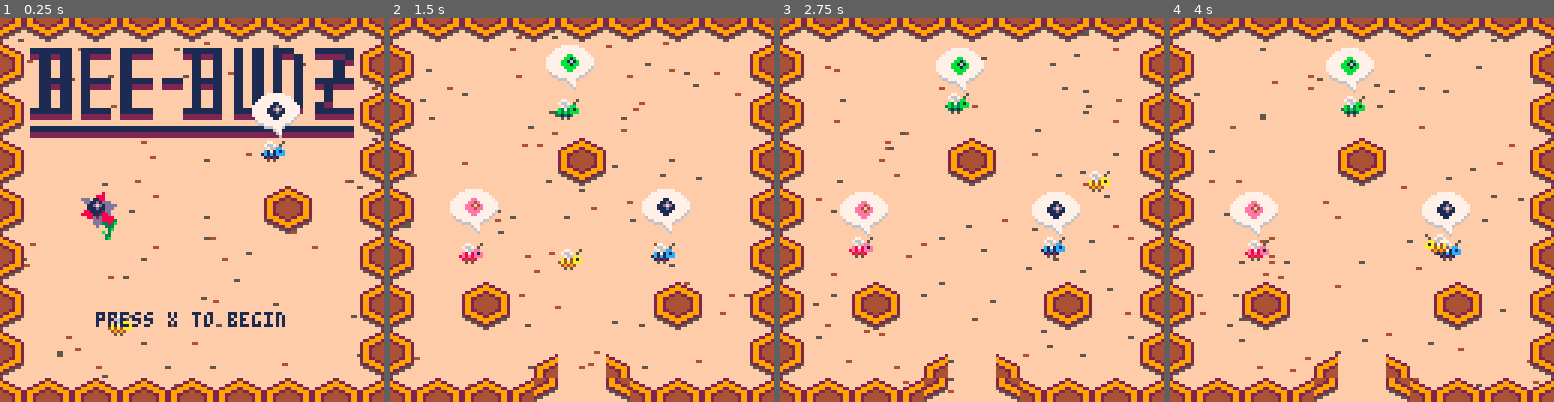
Above: before the commit, frames 1-4 (left to right).
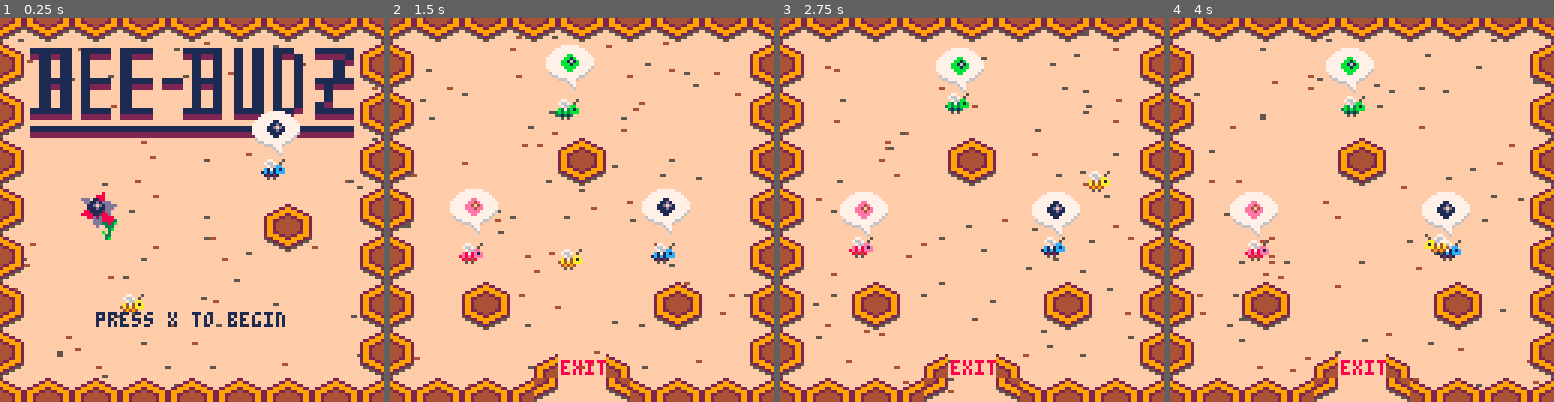
Above: after the commit, the same moments.

Repository: global-game-jam-2019-team/the_letter_bee
Game: PICO-8 cartridge the_letter_bee_art_sound_backup.p8
Two runs of this game, one before a commit and one after it. Both use one fixed random seed, a clock stepped at 60 frames per second and the inputs below.
Inputs:
- Up to frame 1 (0.25 s): no input
- Up to frame 2 (1.5 s): tap X (X key) at 0.33, 1.07 s; tap O (Z key) at 0.7 s
- Up to frame 3 (2.75 s): hold Right 1.6-2.1 s; tap O (Z key) at 1.7, 2.1, 2.5 s; tap X (X key) at 1.85 s; hold Up 2.15-2.42 s; hold Right from 2.47 s (still down)
- Up to frame 4 (4 s): tap O (Z key) at 2.9, 3.3, 3.7 s; tap X (X key) at 2.97 s; release Right at 3.03 s; hold Left 3.08-3.58 s; hold Down 3.63-3.97 s

The runs differ from the first frame. In frame 1, 3.6% of the frame differs, in the area x 28-82%, y 19-83%; in frame 2, 0.2%; in frame 3, 0.2%; in frame 4, 0.2%.

Commit message:
Proper overworld theme!

Diff:
--- a/the_letter_bee.p8
+++ b/the_letter_bee.p8
@@ -1,8 +1,8 @@
 pico-8 cartridge // http://www.pico-8.com
 version 16
 __lua__
--- BEE BUDZ
--- Global Game Jam 2019
+-- bee budz
+-- global game jam 2019
 
 local cam_x = 0
 local cam_x_screen_limit = 48
@@ -808,7 +808,7 @@
 
 function go_to_overworld()
   if all_goals then return end
-  music(0)
+  music(6)
   _update = _update_overworld
   _draw = _draw_overworld
   cam_x = 0
--- a/the_letter_bee_art_sound_backup.p8
+++ b/the_letter_bee_art_sound_backup.p8
@@ -1,10 +1,8 @@
 pico-8 cartridge // http://www.pico-8.com
 version 16
 __lua__
---------------------------------
------- the letter b-------------
--- global game jam 2019 --------
---------------------------------
+-- bee budz
+-- global game jam 2019
 
 local cam_x = 0
 local cam_x_screen_limit = 48
@@ -302,10 +300,13 @@
   end
 
   local completed_goals = 0
-  for v in all(goals) do
-    completed_goals = completed_goals + 1
+  for k,v in pairs(goals) do
+    if v then
+      completed_goals = completed_goals + 1
+    end
   end
   is_rainy = completed_goals == 2
+  all_goals = completed_goals >= 3
 end
 
 -- entity reaction factory: consume carry only one type
@@ -369,6 +370,8 @@
   food_green = false,
   food_pink  = false,
 }
+
+all_goals = false
 
 -- entity post draw factory: goal
 function epdf_speech_goal_indicator(goal)
@@ -687,7 +690,7 @@
   for i=1,count do
     local sx = rnd(right_limit + left_limit) - left_limit
     -- local sy = y + rnd(y_spread)
-    sx = sx + speed * -cam_x
+    sx = sx + (speed * -cam_x) - 1
 
     local hill_count = flr(rnd(3)) + 1
     local hill_y_pos = 92
@@ -804,6 +807,7 @@
 end
 
 function go_to_overworld()
+  if all_goals then return end
   music(0)
   _update = _update_overworld
   _draw = _draw_overworld
@@ -833,13 +837,13 @@
   map_list_left = {
     map_screens.spiders_and_trees,
     map_screens.open_space_variant_2,
-    map_screens.blue_flowers_and_wasps,
+    map_screens.green_flowers,
     map_screens.end_of_world,
   }
 
   map_list_right = {
+    map_screens.blue_flowers_and_wasps,
     map_screens.houses_and_lake,
-    map_screens.green_flowers,
     map_screens.houses_and_wasps,
     map_screens.pink_flowers_and_spiders,
     map_screens.end_of_world,
@@ -899,6 +903,39 @@
   log("stats","mem",stat(0),"cpu",stat(1))
 end
 
+function go_to_end()
+  music(0)
+  _update = _update_end
+  _draw = _draw_end
+end
+
+function _draw_end()
+  if #hearts < 1000 then
+    cls"14"
+  end
+  camera(0,0)
+  sspr(0, 48, 32, 16, 10, 10, 108, 32)
+
+  too_many_hearts(-1, 1, 10)
+
+  draw_entities(end_entities)
+
+  -- -- bee
+  -- spr(s(p.sprite, p.x, p.y, not p.point_right))
+end
+
+function _update_end()
+  t = (t + 1) % 32767
+  update_buttons()
+  update_bee()
+  control(hive_entities)
+  -- for i=#hearts,1,-1 do
+  --   if i % 10 > 5 then
+  --     del(hearts, hearts[i])
+  --   end
+  -- end
+end
+
 function draw_busy_bees(sprite, count, seed, tx, ty)
   local reseed = rnd(1000)
   srand(seed)
@@ -911,8 +948,8 @@
 end
 
 function _draw_hive()
+  camera(0,0)
   cls"15"
-  camera(0,0)
   draw_busy_bees(_s.bee_busy,   50, 100,  5, 1)
   draw_busy_bees(_s.bee_busier, 50, 101, -5, 1)
   draw_busy_bees(_s.bee_busy,   50, 102, -3, 2)
@@ -931,6 +968,34 @@
   end
   -- bee
   spr(s(p.sprite, p.x, p.y, not p.point_right))
+
+  if all_goals then
+    too_many_hearts(0.5, 0, 10)
+  end
+end
+
+hearts = {}
+heart_rate = 1
+function too_many_hearts(rate, h_min, h_max)
+  heart_rate = max(h_min, min(heart_rate + rate, h_max))
+  if #hearts < 2000 then
+    for i=1,heart_rate do
+      add(hearts, {x=rnd(128+64)-32, y=rnd(32)+128})
+    end
+  end
+
+  if #hearts > 1500 then
+    go_to_end()
+  end
+
+  for i=#hearts,1,-1 do
+    h = hearts[i]
+    if h.y < -16 then del(hearts, h) end
+    h.y = h.y - 1
+    local theta = (t + i) / 300
+    h.x = h.x + cos(theta)
+    spr(s("heart", h.x, h.y))
+  end
 end
 
 function go_to_hive()
@@ -946,7 +1011,7 @@
   _draw = _draw_title
 end
 
-cardioid_loop = euf_rose_xy{n=1,d=3,r=46,r_x=46,f_cycle=-30*3,rotate=-0.25}
+cardioid_loop = euf_rose_xy{n=1,d=3,r=38,r_x=38,f_cycle=-30*3,rotate=-0.25}
 
 function _update_title()
   t = (t + 1) % 32767
@@ -1067,6 +1132,7 @@
   reset_goals()
   update_weather()
   go_to_hive()
+  has_been_night = false
   p.x = 64
   p.y = 80
 end
@@ -1076,6 +1142,14 @@
   for v in all(entity.spawn_on_hit) do
     add(entities, v)
   end
+end
+
+function epd_exit(entity, entities)
+  print(
+    "exit",
+    entity.x-_s[entity.type].cx+1,
+    entity.y-_s[entity.type].cy-6,
+    8)
 end
 
 -- prep entities
@@ -1092,16 +1166,16 @@
         {type="food_blue", x=32,y=64,reactions={er_carry}},
       },
       reactions={er_spawn_on_hit, reset_goals}},
-    {type="honeycomb", x=96,   y=64,    reactions={erf_consume_carry_only("food_blue")}},
-    {type="bee_blue",  x=96,   y=64-20,
+    {type="honeycomb", x=96,   y=70,    reactions={erf_consume_carry_only("food_blue")}},
+    {type="bee_blue",  x=96,   y=70-20,
       updates={eu_bee_jank}},
-    {type="speech",    x=96-4, y=64-20-12,
+    {type="speech",    x=96-4, y=70-20-12,
       post_draws={epdf_speech_goal_indicator("food_blue")}},
-    -- {type="food_blue", x=96-4, y=96-20-12,},
   }
 
   hive_entities = {
-    {type="exit",      x=64,   y=128,   reactions={go_to_overworld}},
+    {type="exit",      x=64,   y=128,   post_draws={epd_exit},
+      reactions={go_to_overworld}},
 
     {type="honeycomb", x=96,   y=96,    reactions={erf_consume_carry_only("food_blue")}},
     {type="bee_blue",  x=96,   y=96-20,
@@ -1124,11 +1198,38 @@
       post_draws={epdf_speech_goal_indicator("food_pink")}},
     -- {type="food_pink", x=32-4, y=96-20-12,},
   }
+
+  end_entities = {
+    {type="bee_blue",  x=96,   y=96-20,
+      updates={eu_bee_jank}},
+    {type="speech",    x=96-4, y=96-20-12,
+      post_draws={epdf_speech_goal_indicator("food_blue")}},
+
+    {type="bee_green", x=64,   y=96-20,
+      updates={eu_bee_jank}},
+    {type="speech",    x=64-4, y=96-20-12,
+      post_draws={epdf_speech_goal_indicator("food_green")}},
+
+    {type="bee_pink",  x=32,   y=96-20,
+      updates={eu_bee_jank}},
+    {type="speech",    x=32-4, y=96-20-12,
+      post_draws={epdf_speech_goal_indicator("food_pink")}},
+
+    {type="bee", x=64,   y=128-20,
+      updates={eu_bee_jank}},
+    {type="speech",    x=64-4, y=128-20-12,
+      post_draws={epdf_speech_goal_indicator("heart")}},
+  }
+
   for entity in all(hive_entities) do
     entity.ox = entity.x
     entity.oy = entity.y
   end
   for entity in all(title_entities) do
+    entity.ox = entity.x
+    entity.oy = entity.y
+  end
+  for entity in all(end_entities) do
     entity.ox = entity.x
     entity.oy = entity.y
   end
@@ -1137,14 +1238,11 @@
     [map_screens.hive] = { -- 1
       default_entities = {
         {type="hive", x=64, y=52,reactions={go_to_hive}},
-        {type="exit", x=32, y=112,post_draws={epdf_lake(64,16,12)}},
-        {type="exit", x=32+16, y=112+12,post_draws={epdf_lake(64,16,12)}},
-        {type="reed", x=32+8, y=106+2},
-        {type="lilipad", x=40+8, y=106+8},
-        {type="reed", x=48+8, y=106+2},
-        {type="reed", x=32+48, y=106+12},
-        {type="lilipad", x=40+49, y=106+16},
-        {type="reed", x=48+48, y=106+12},
+        {type="exit", x=24, y=112,post_draws={epdf_lake(64,16,12)}},
+        {type="reed", x=24+8, y=106+2},
+        {type="reed", x=24+32+8, y=106+2},
+        {type="reed", x=24+32+8+8, y=106+6},
+        {type="lilipad", x=24+8+8, y=106+8},
       },
       update = function(o, map_data, distance_from_home, screen_offset_x)
         -- log("update 1", distance_from_home, screen_offset_x)
@@ -1191,6 +1289,14 @@
     },
     [map_screens.houses_and_lake] = { -- 4
       default_entities = {
+        {type="exit", x=32, y=112,post_draws={epdf_lake(64,16,12)}},
+        {type="exit", x=32+16, y=112+12,post_draws={epdf_lake(64,16,12)}},
+        {type="reed", x=32+8, y=106+2},
+        {type="lilipad", x=40+8, y=106+8},
+        {type="reed", x=48+8, y=106+2},
+        {type="reed", x=32+48, y=106+12},
+        {type="lilipad", x=40+49, y=106+16},
+        {type="reed", x=48+48, y=106+12},
       },
       extra_entities = {
       },
Not shown, changed: the music (__music__) section of the_letter_bee.p8
Not shown, changed: the sound effects (__sfx__) section of the_letter_bee.p8
Not shown, changed: 130 lines of the sprite sheet (__gfx__) section of the_letter_bee_art_sound_backup.p8
Not shown, changed: the thumbnail (__label__) section of the_letter_bee_art_sound_backup.p8
Not shown, changed: the music (__music__) section of the_letter_bee_art_sound_backup.p8
Not shown, changed: the sound effects (__sfx__) section of the_letter_bee_art_sound_backup.p8
